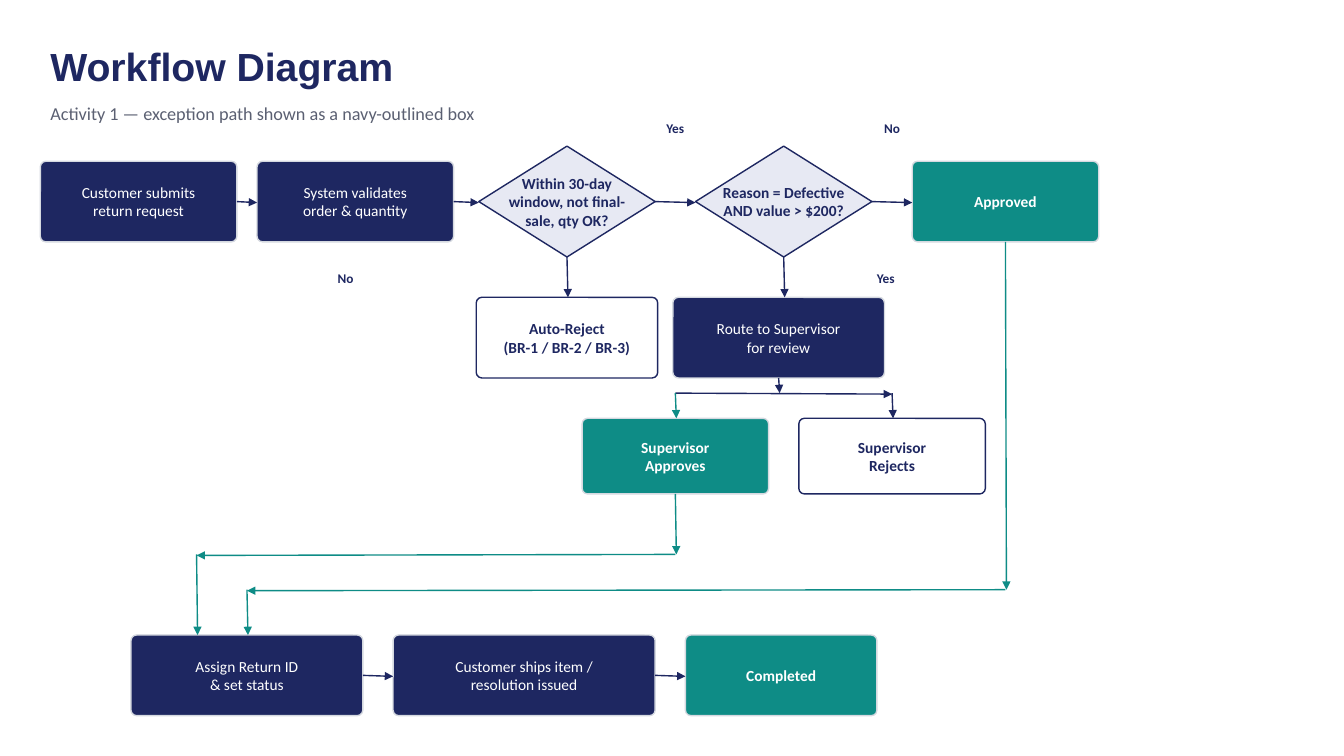
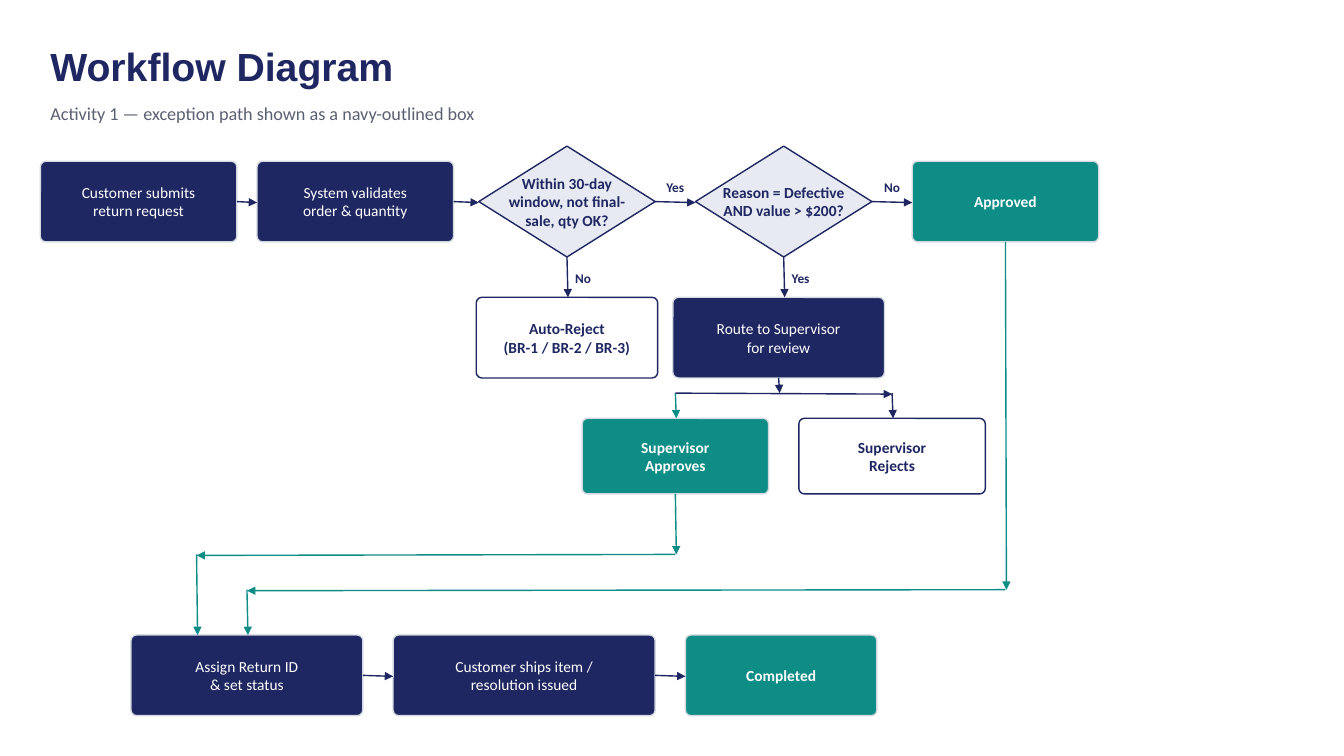
Before and after one commit to mBudnikUH/MIS3371-Section26252-Group7, a slide deck: slide 2 of docs/week3/workflow-v1.pptx. Drawn at 1344x756 pixels with LibreOffice and Linux fonts; fonts in the diff are those of the drawing. Boxes give left, top, right and bottom in pixels: in the first picture for what was removed or moved away, otherwise in the second. Text is boxed around its words. In the diff, an @@ line names an element or a change of style, - is before the commit and + after.

```diff
--- a/docs/week3/workflow-v1.pptx
+++ b/docs/week3/workflow-v1.pptx
@@ text "Yes": place and size @@
-text "Yes" at [666,124,684,133]
+text "Yes" at [666,183,684,192]
@@ text "No": place and size @@
-text "No" at [884,124,900,133]
+text "No" at [884,183,900,192]
@@ text "No": place and size @@
-text "No" at [338,274,354,283]
+text "No" at [575,274,591,283]
@@ text "Yes": place and size @@
-text "Yes" at [877,274,895,283]
+text "Yes" at [792,274,810,283]
```
Also in this commit, not shown: 1 other file.
